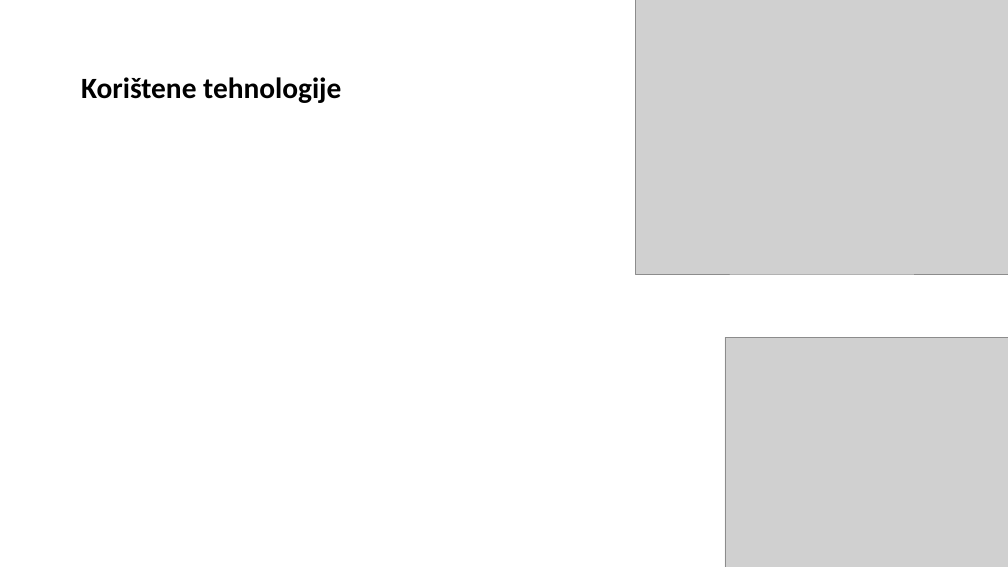
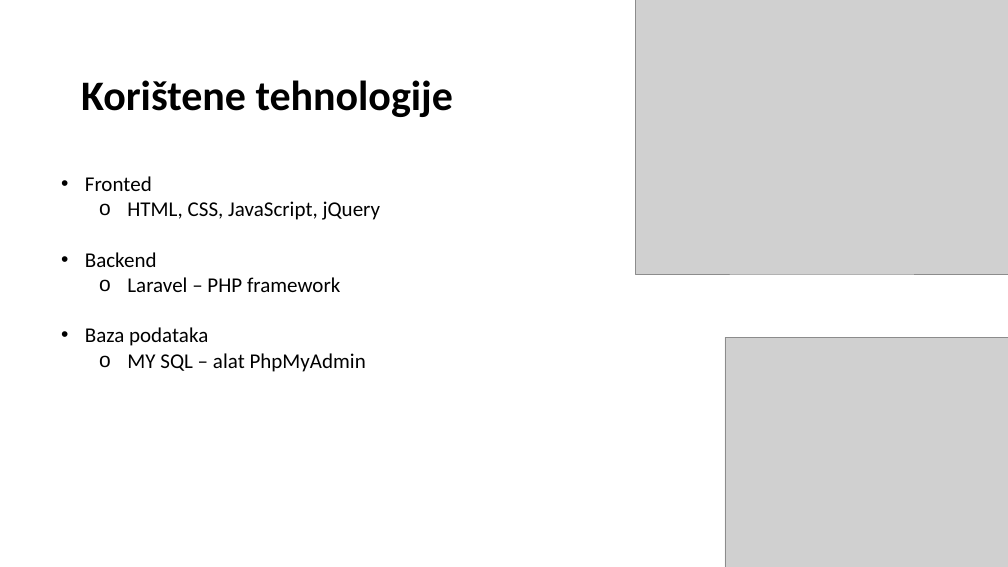
Before and after one commit to MarijanaOmazic/Prezentacija, a slide deck: slide 4 of Blood_register.pptx. Drawn at 1008x567 pixels with LibreOffice and Linux fonts; fonts in the diff are those of the drawing; grey boxes stand for pictures; background and template pictures are left out. Boxes give left, top, right and bottom in pixels: in the first picture for what was removed or moved away, otherwise in the second. Text is boxed around its words. In the diff, an @@ line names an element or a change of style, - is before the commit and + after.

```diff
--- a/Blood_register.pptx
+++ b/Blood_register.pptx
@@ text "Korištene tehnologije" at <box>81,80,454,117</box>: size 28 to 40 pt @@
@@ text added at <box>85,176,381,372</box>, 20 pt, text #000000 @@
+• Fronted
+  o HTML, CSS, JavaScript, jQuery
+• Backend
+  o Laravel – PHP framework
+• Baza podataka
+  o MY SQL – alat PhpMyAdmin
```
Also in this commit, not shown: 12 other slides changed, 9 slides added, 1 slide removed.
